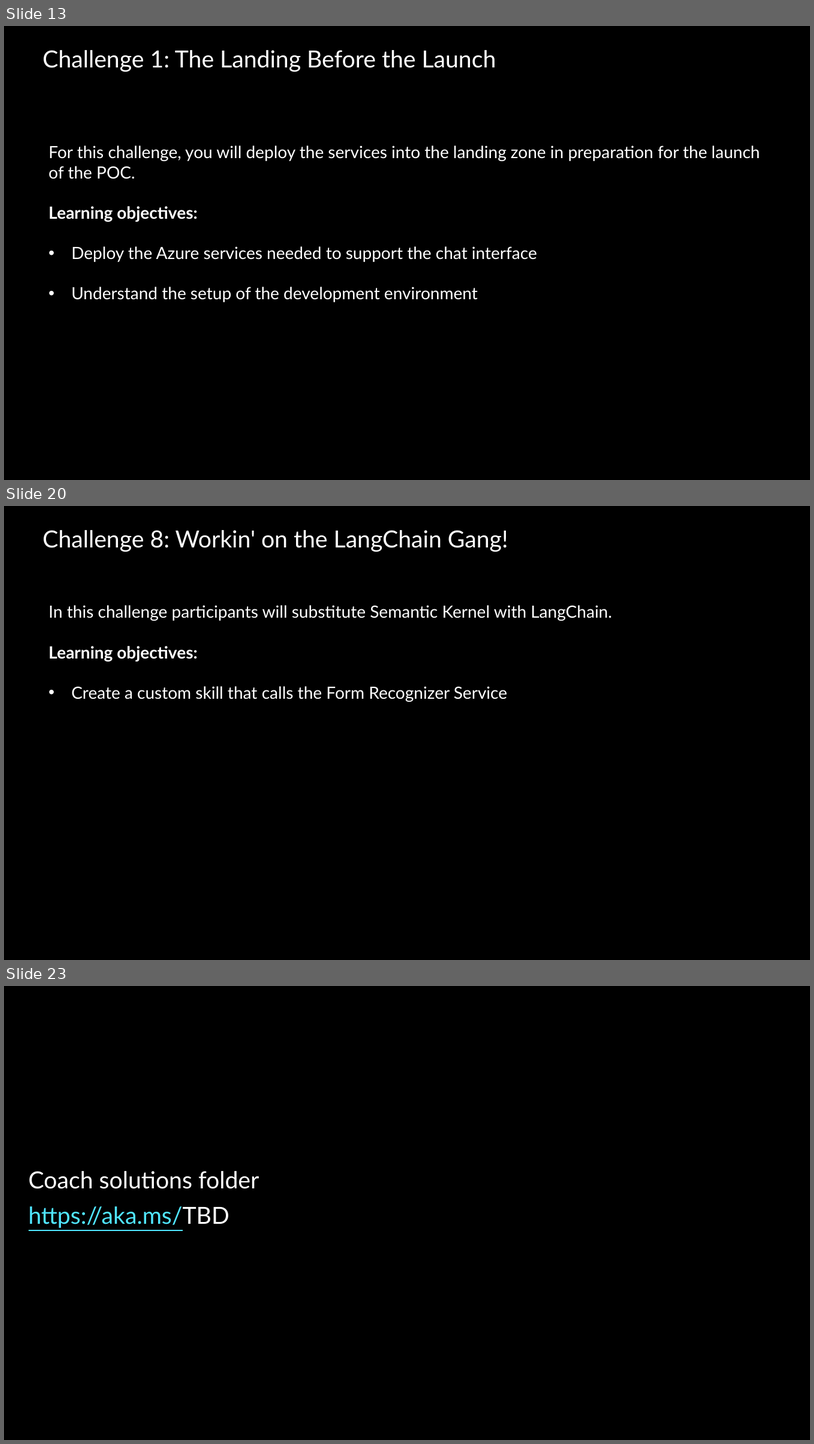
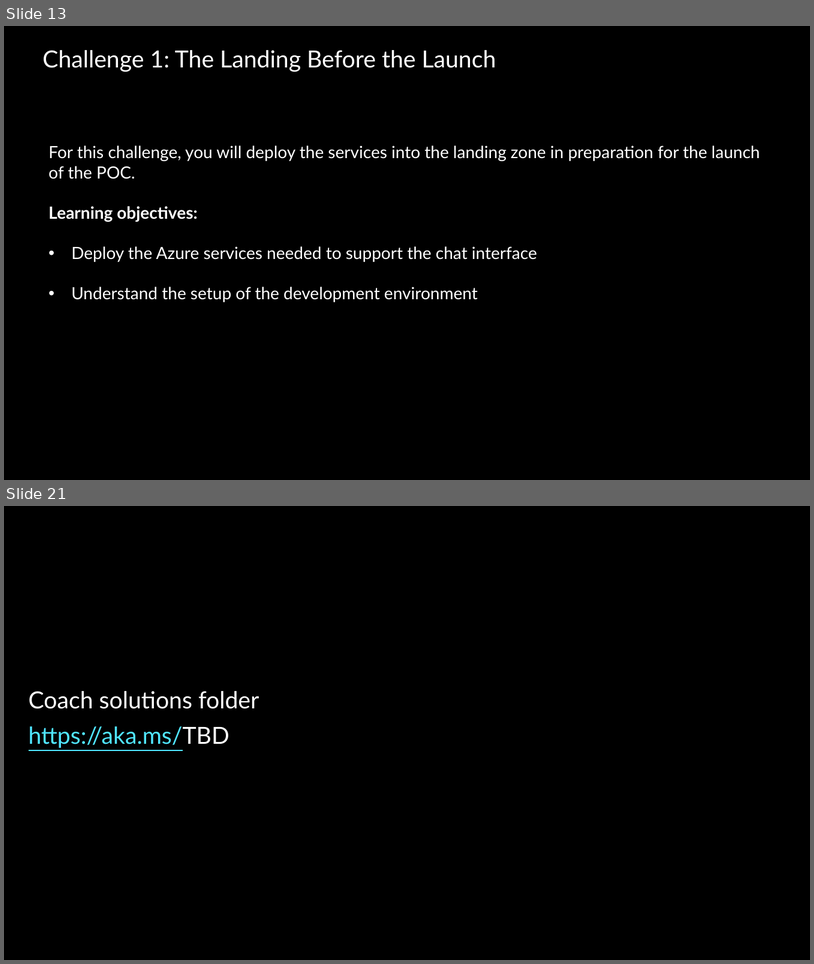
Before and after one commit to Azure/Build-Modern-AI-Apps-Hackathon, a slide deck: OpenAI_Cosmos_DB_Tech_Scenario_Attendee_Coach_Deck.pptx. Shown one above the other, each under a label of ours: slides 13, 20 and 23 before the commit, slides 13 and 21 after it; the slides between them are not shown. The pictures are 814x1444 and 814x964 pixels, drawn with LibreOffice and Linux fonts; fonts in the diff are those of the drawing; background and template pictures are left out. Boxes give left, top, right and bottom in pixels: in the first picture for what was removed or moved away, otherwise in the second. Text is boxed around its words. In the diff, an @@ line names an element or a change of style, - is before the commit and + after.

```diff
--- a/OpenAI_Cosmos_DB_Tech_Scenario_Attendee_Coach_Deck.pptx
+++ b/OpenAI_Cosmos_DB_Tech_Scenario_Attendee_Coach_Deck.pptx
@@ slide 20 removed at bbox=[4, 506, 810, 960], background #000000 @@
@@ title removed at bbox=[42, 530, 509, 552] @@
-Challenge 8: Workin' on the LangChain Gang!
@@ text removed at bbox=[48, 605, 612, 702] @@
-In this challenge participants will substitute Semantic Kernel with LangChain.
-Learning objectives:
-• Create a custom skill that calls the Form Recognizer Service
@@ what was slide 23 is now slide 21 @@
```
Also in this commit, not shown: 7 slides changed, 1 other slide removed, 2 other files.
